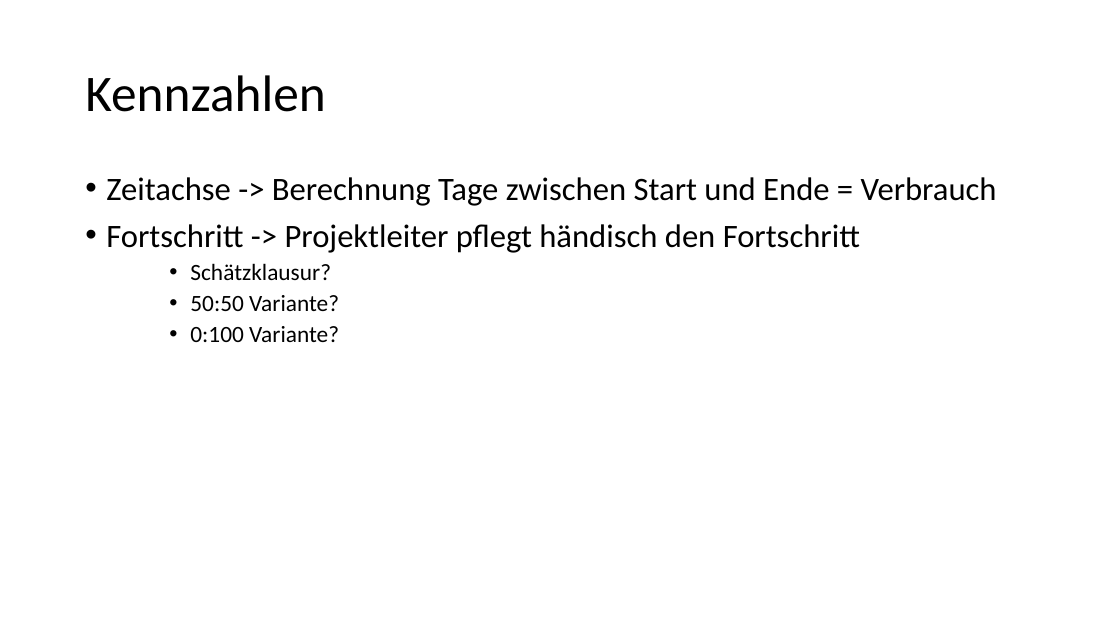
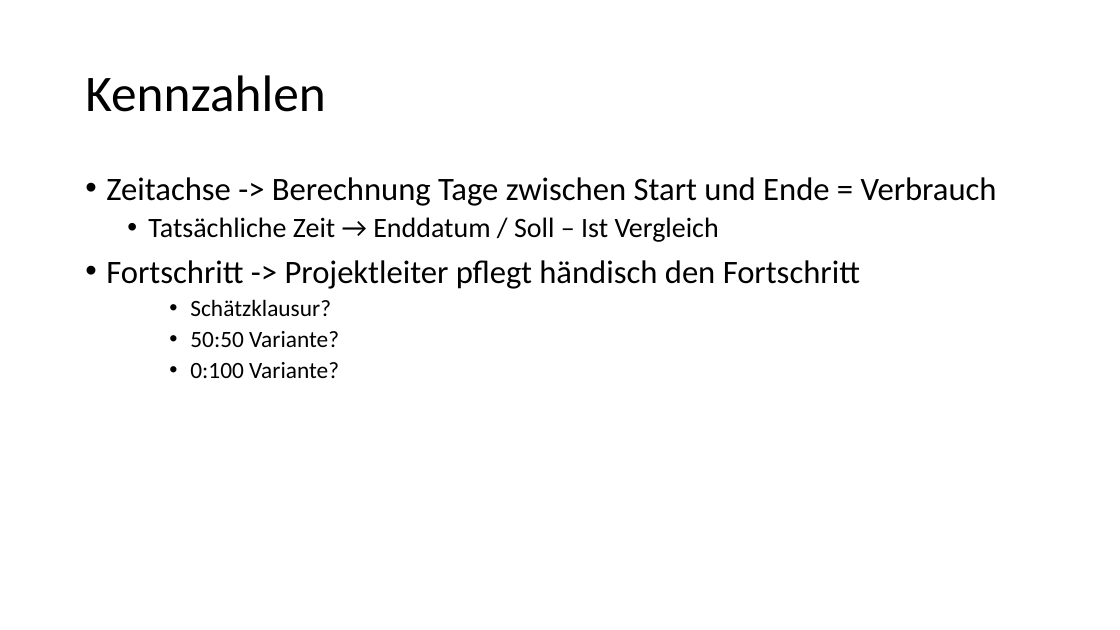
Before and after one commit to Masterarth/PM, a slide deck: slide 6 of documents/projectmanagement/Allgemeines/Kennzahlenmodell.pptx. Drawn at 1120x630 pixels with LibreOffice and Linux fonts; fonts in the diff are those of the drawing. Boxes give left, top, right and bottom in pixels: in the first picture for what was removed or moved away, otherwise in the second. Text is boxed around its words. In the diff, an @@ line names an element or a change of style, - is before the commit and + after.

Commit message:
Change Structure and adding new Presentations ...

```diff
--- a/documents/projectmanagement/Allgemeines/Kennzahlenmodell.pptx
+++ b/documents/projectmanagement/Allgemeines/Kennzahlenmodell.pptx
@@ text at [148, 217, 719, 242]: paragraph added @@
+  • Tatsächliche Zeit → Enddatum / Soll – Ist Vergleich
```
Also in this commit, not shown: 30 other files.
